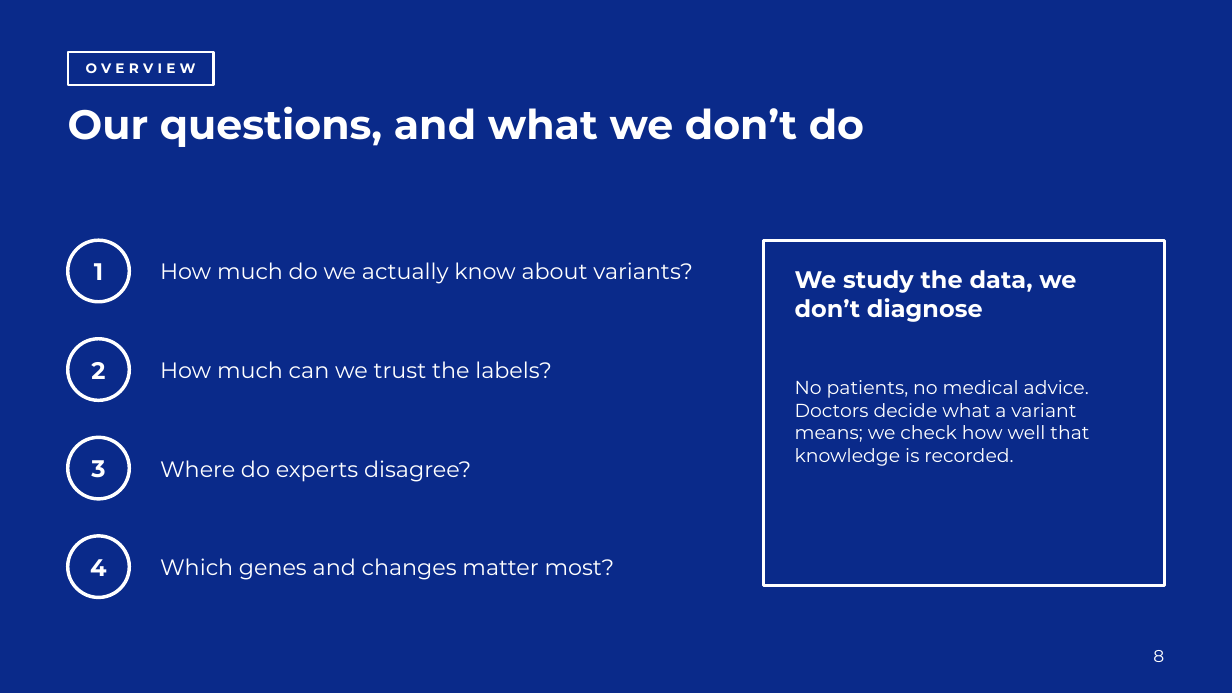
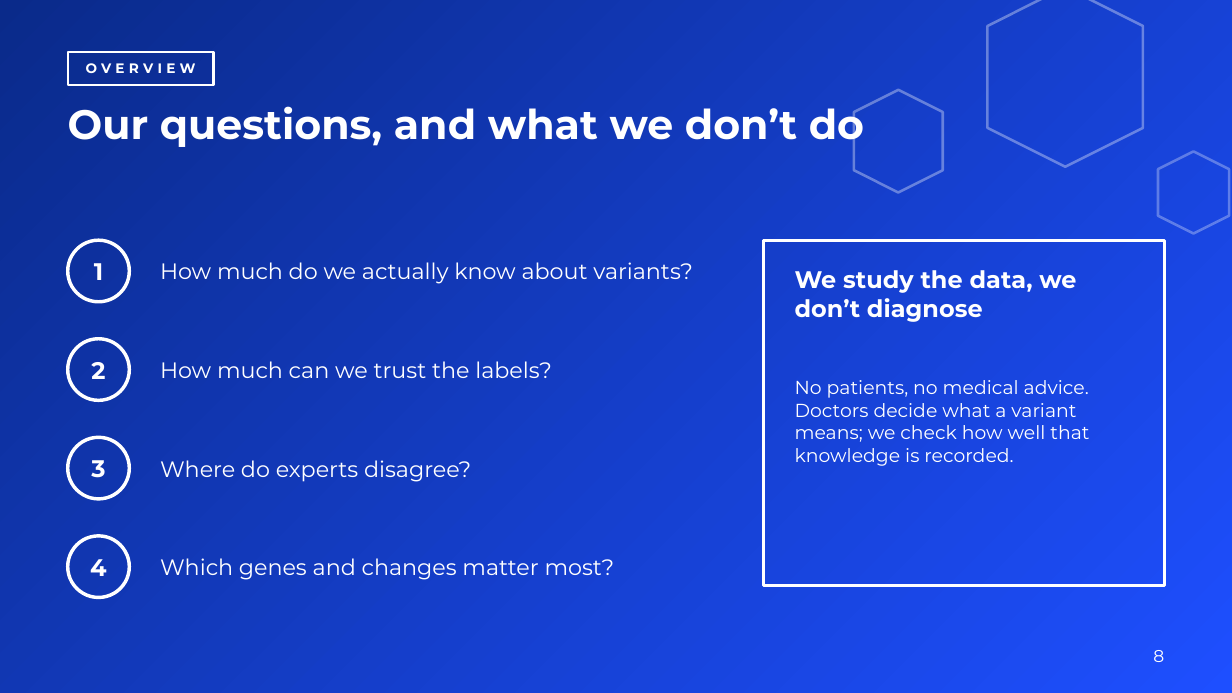
Before and after one commit to yeruka-ui/ClinVar-Data-Analysis, a slide deck: slide 8 of ClinVar_Full_Presentation_DNA.pptx. Drawn at 1232x693 pixels with LibreOffice and Linux fonts; fonts in the diff are those of the drawing; background and template pictures are left out. Boxes give left, top, right and bottom in pixels: in the first picture for what was removed or moved away, otherwise in the second. Text is boxed around its words. In the diff, an @@ line names an element or a change of style, - is before the commit and + after.

```diff
--- a/ClinVar_Full_Presentation_DNA.pptx
+++ b/ClinVar_Full_Presentation_DNA.pptx
@@ background picture (left out) to gradient #0A2A8A to #1E4FFF @@
@@ hexagon added at [988,0,1143,166], outline #FFFFFF 1.5 pt @@
@@ hexagon added at [854,89,943,192], outline #FFFFFF 1.5 pt @@
@@ hexagon added at [1157,151,1229,233], outline #FFFFFF 1.5 pt @@
```
Also in this commit, not shown: 32 other slides changed, 10 other files.
